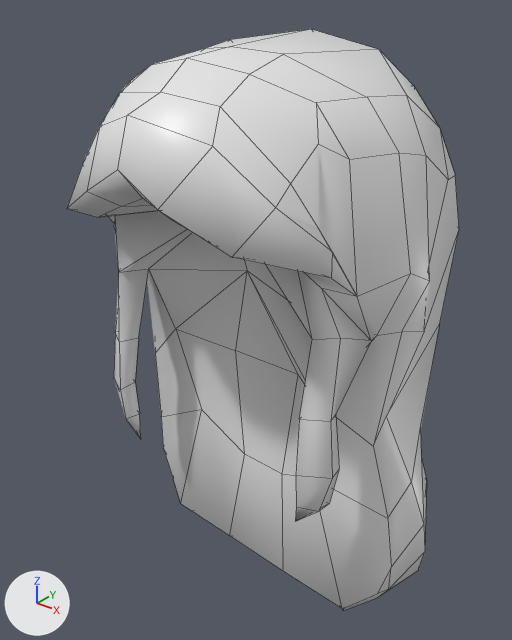
A saved change to the FBX model Assets/3D Assets/Characters/ALDEANA_Pelo.fbx.
Both versions are drawn from a camera (50 mm lens) standing at (0.413, -0.48, 1.606) and looking at (-0.011, 0.051, 1.277). Lighting does not change. The marker at lower left points along +X, +Y and +Z. Mesh edges are drawn as thin lines.

Objects in the first picture: 'Aldeana_Pelo'.
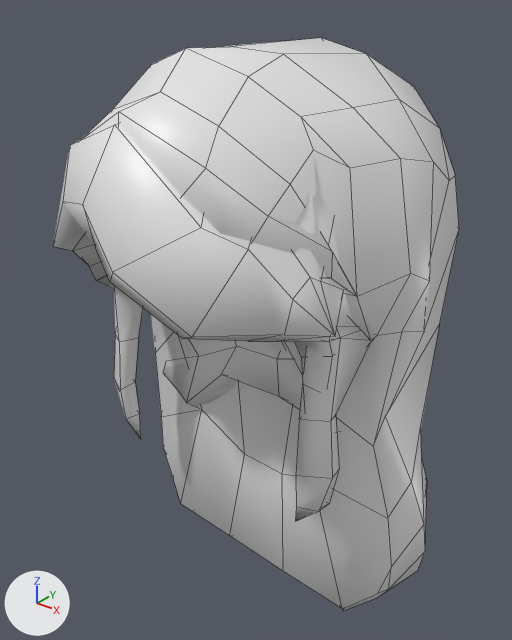
Pixel boxes [x1, y1, x2, y2] of what changed, in the pictures (512 x 640 px; the box of a moved part takes in the faces that stretch with it):
'Aldeana_Pelo', reshaped: before [67, 29, 459, 610]; after [84, 38, 459, 610]
'Aldeana_Pelo_02', added: after [53, 123, 355, 410]
part 1 of me_cube_002, moved or reshaped: before [67, 29, 459, 330]; after [84, 38, 459, 330]
part 2 of me_cube_002, moved or reshaped: before [266, 264, 340, 421]; after [299, 334, 340, 421]
part 3 of me_cube_002, moved or reshaped: before [114, 211, 192, 342]; after [114, 285, 143, 342]

The edits, one by one:
me_cube_002 is used by ob_aldeana_pelo; location (0.0, 0.0, 0.0).
me_cube_002 had 198 vertices, 217 faces and spanned x -0.184..0.199, y -0.13..0.239, z 0.899..1.561.
me_cube_002 now has 198 vertices, 217 faces and spans x -0.184..0.199, y -0.13..0.239, z 0.899..1.555.
me_cube_002 part 1: 28 of 198 vertices moved; they spanned x -0.123..0.152, y -0.13..0.126, z 1.422..1.561 and now span x -0.115..0.159, y -0.13..0.138, z 1.406..1.555; mean shift (0.0, -0.002, -0.007); largest move (0.063, -0.092, 1.494) -> (0.071, -0.109, 1.483).
Part 2, on me_cube_002:
Vertex 19 of me_cube_002 moves from (0.12, -0.039, 1.333) at pixel (312, 339) to (0.12, -0.046, 1.333).
Part 3, on me_cube_002:
Vertex 91 of me_cube_002 moves from (-0.12, -0.039, 1.333) at pixel (118, 272) to (-0.12, -0.046, 1.333).
Mesh me_cube_012 is new.
It has 201 vertices, 222 faces and spans x -0.154..0.162, y -0.167..0.195, z 1.137..1.546.
It uses material mat_aldeana_mat (white #e7e7e7).
Object 'Aldeana_Pelo_02' (ob_aldeana_pelo_02) is new; it shows me_cube_012.
Its location is (0.0, 0.0, 0.0).
